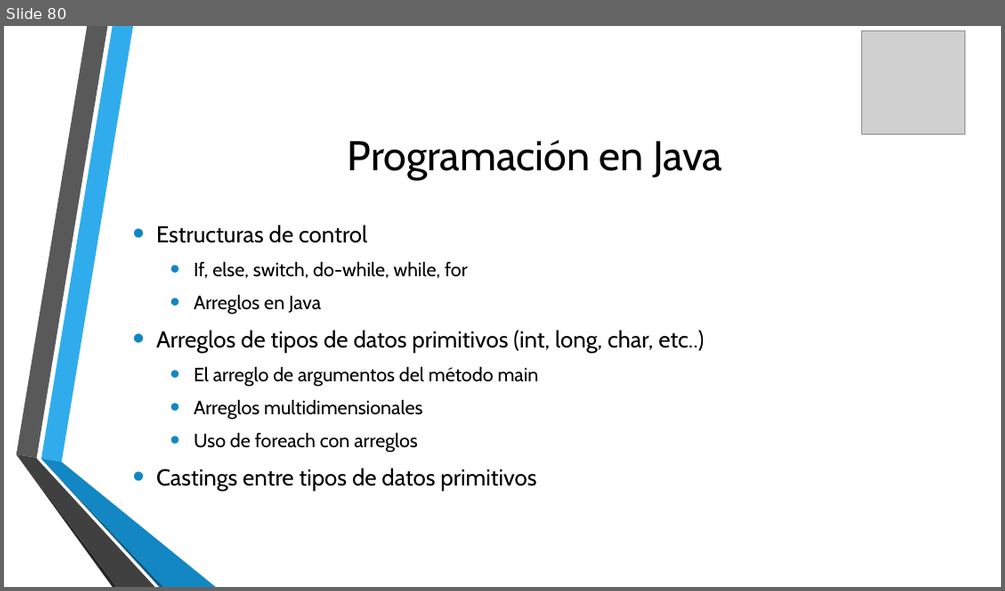
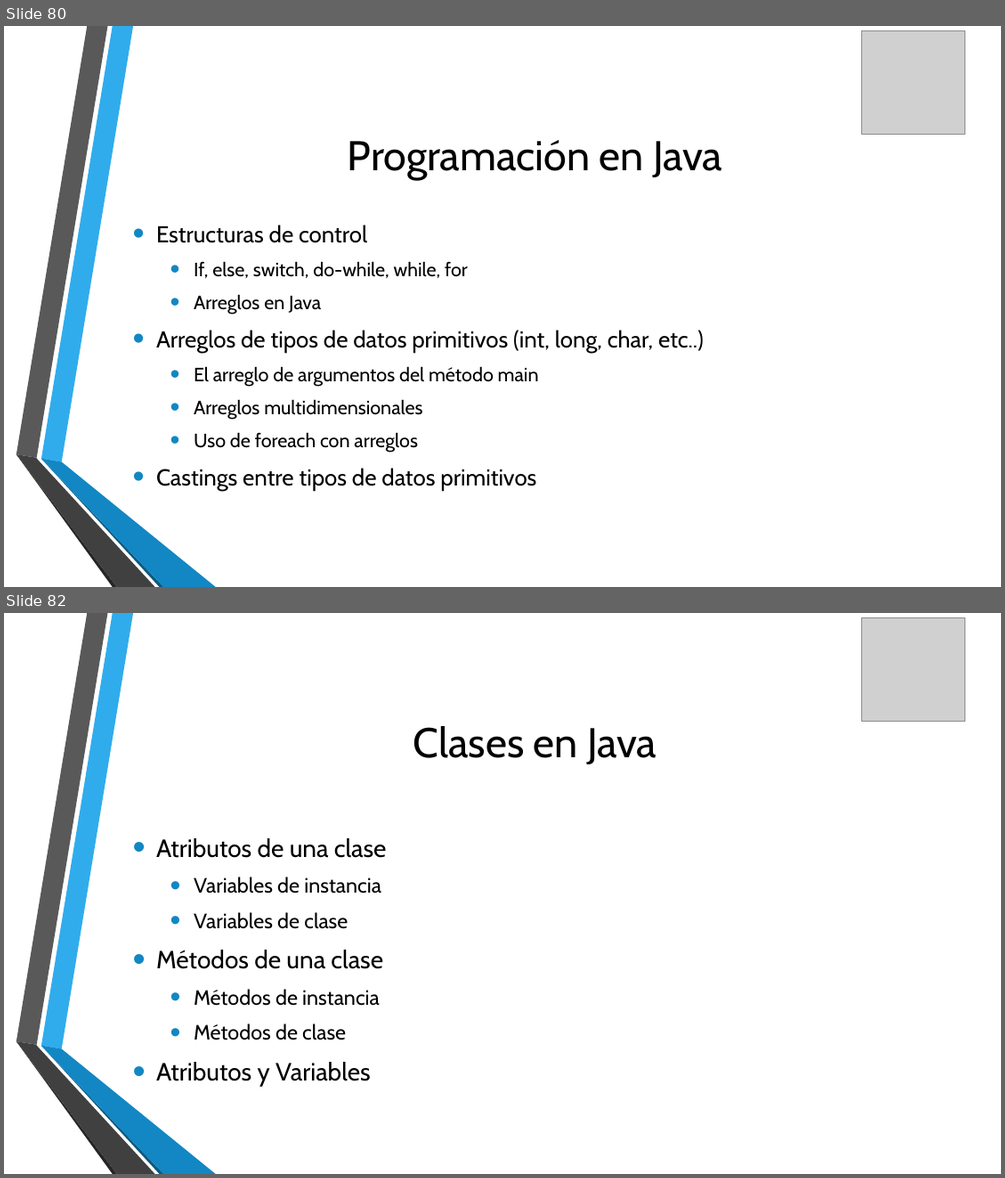
Before and after one commit to udevit/documents, a slide deck: Java_8_desde_cero.pptx. Shown one above the other, each under a label of ours: slide 80 before the commit, slides 80 and 82 after it; the slides between them are not shown. The pictures are 1005x591 and 1005x1178 pixels, drawn with LibreOffice and Linux fonts; fonts in the diff are those of the drawing; grey boxes stand for pictures; background and template pictures are left out. Boxes give left, top, right and bottom in pixels: in the first picture for what was removed or moved away, otherwise in the second. Text is boxed around its words. In the diff, an @@ line names an element or a change of style, - is before the commit and + after.

```diff
--- a/Java_8_desde_cero.pptx
+++ b/Java_8_desde_cero.pptx
@@ slide 82 added at (4,613,1001,1174), background picture (left out); not listed: 6 template elements that a slide beside it also shows @@
@@ picture added at (862,617,965,721) @@
@@ title added at (413,726,656,764), 40 pt, text #000000 @@
+Clases en Java
@@ text added at (156,838,387,1086), 20 pt, text #000000 @@
+• Atributos de una clase
+  • Variables de instancia
+  • Variables de clase
+• Métodos de una clase
+  • Métodos de instancia
+  • Métodos de clase
+• Atributos y Variables
```
Also in this commit, not shown: 2 other slides added.
